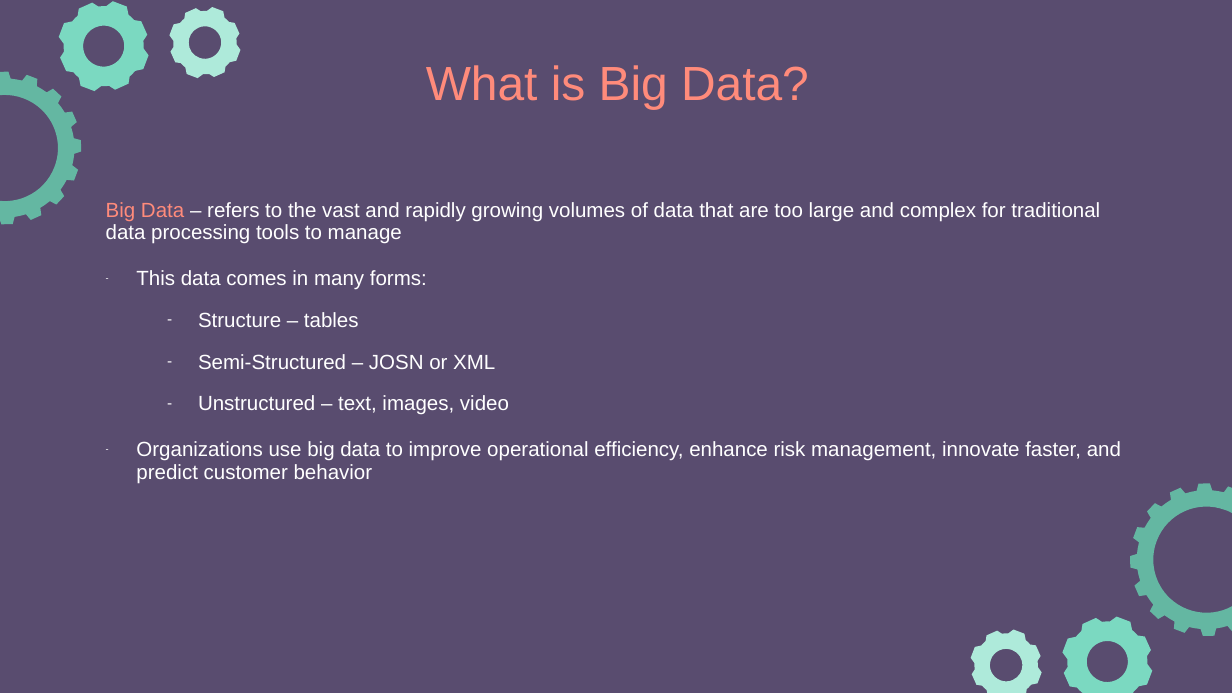
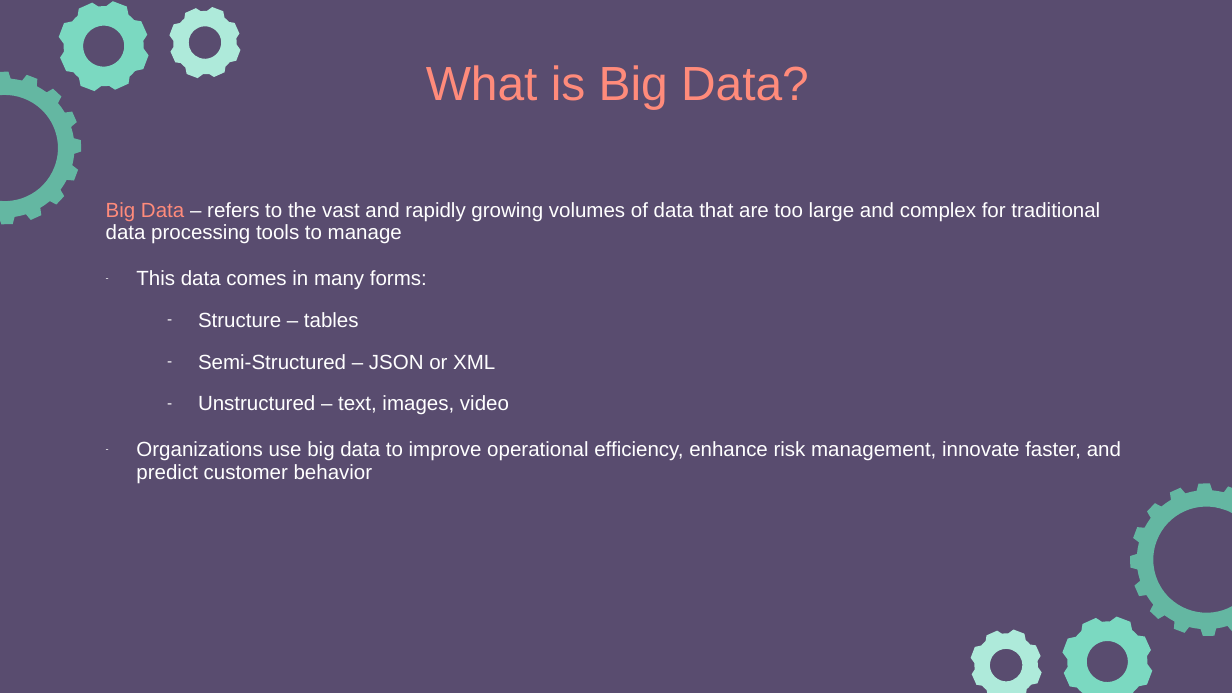
Before and after one commit to e-m-wilson/python_sql, a slide deck: slide 4 of Week_4/BigData.pptx. Drawn at 1232x693 pixels with LibreOffice and Linux fonts; fonts in the diff are those of the drawing. Boxes give left, top, right and bottom in pixels: in the first picture for what was removed or moved away, otherwise in the second. Text is boxed around its words. In the diff, an @@ line names an element or a change of style, - is before the commit and + after.

```diff
--- a/Week_4/BigData.pptx
+++ b/Week_4/BigData.pptx
@@ text at <box>198,354,495,369</box>: text changed @@
-  – Semi-Structured – JOSN or XML
+  – Semi-Structured – JSON or XML
```
Also in this commit, not shown: 1 other slide changed, 2 other files.
